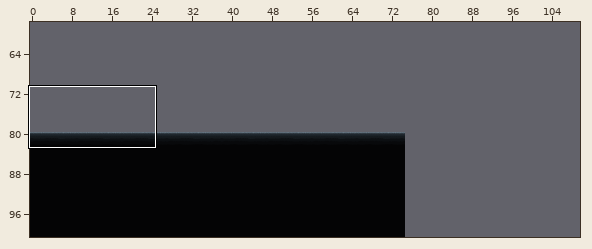
Tiled map: Aftamath/assets/maps/BusinessDistrict.tmx. The picture above shows the old version from afar; the outline marks the close-up.
Close-up. Before:
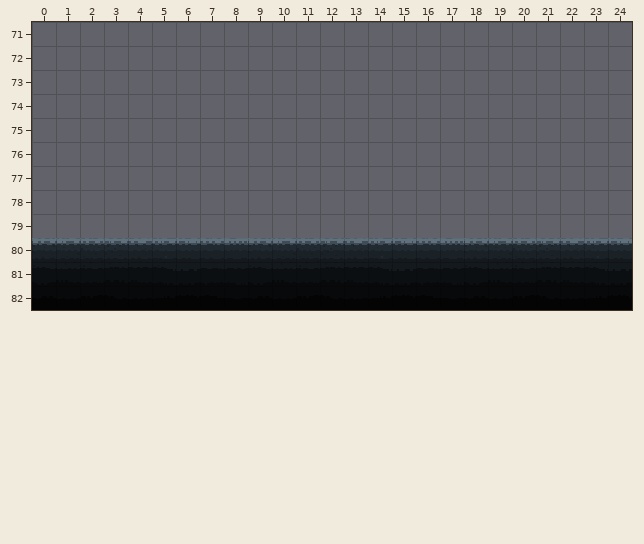
Cells are 16x16 px. Shown: x 0..24, y 71..82. The commit also changed other parts of the map, which this record leaves out. The old version is drawn lined up with the new one.
After:
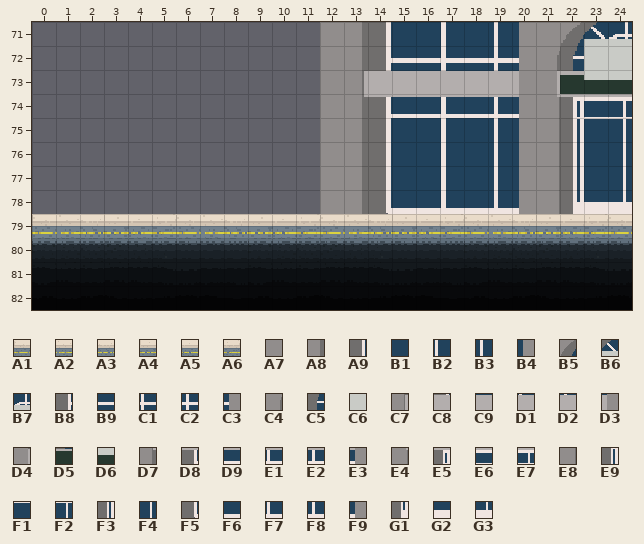
Key: from "Tiledtest": A1 0 "concrete", A2 1 "concrete", A3 2 "concrete", A4 3 "concrete", A5 4 "concrete", A6 5 "concrete", A7 1080, A8 1441, A9 1442, B1 1443, B2 1445, B3 1447, B4 1448, B5 1450, B6 1451, B7 1452, B8 1514, B9 1515, C1 1517, C2 1519, C3 1520, C4 1521, C5 1522, C6 1523, C7 1585, C8 1586, C9 1587, D1 1589, D2 1591, D3 1592, D4 1593, D5 1594, D6 1595, D7 1657, D8 1658, D9 1659, E1 1661, E2 1663, E3 1664, E4 1665, E5 1666, E6 1667, E7 1668, E8 1737, E9 1738, F1 1739, F2 1740, F3 1810, F4 1812, F5 1946, F6 1947, F7 1949, F8 1951, F9 1952, G1 1954, G2 1955, G3 1956.
__ is an empty cell.
Edits made:
map size 75x100 -> 115x100 cells (old content now starts at 0,1; both pictures use the new coordinates)
Layer "bg1":
Tile A7 is added in row 71 at x 12 and 21; in rows 72 to 78 at x 12.
Tile A8 is added in rows 71 to 72 at x 13; in rows 75 to 78 at x 13.
Tile A9 is added in row 71 at x 14; in rows 75 to 77 at x 14.
Tile B1 is added in row 71 at x 15 to 16 and 18; in row 75 at x 15 to 16 and 18; in rows 76 to 77 at x 15 to 16, 18 and 23.
Tile B2 is added in row 71 at x 17; in rows 75 to 77 at x 17.
Tile B3 is added in row 71 at x 19; in rows 75 to 77 at x 19.
Tile B4 is added in row 71 at x 20; in rows 75 to 77 at x 20.
Tile B5 is added in row 71 at x 22.
Tile B6 is added in row 71 at x 23.
Tile B7 is added in row 71 at x 24.
Tile B8 is added in row 72 at x 14.
Tile B9 is added in row 72 at x 15 to 16 and 18.
Tile C1 is added in row 72 at x 17.
Tile C2 is added in row 72 at x 19.
Tile C3 is added in row 72 at x 20.
Tile C4 is added in row 72 at x 21.
Tile C5 is added in row 72 at x 22.
Tile C6 is added in row 72 at x 23 to 24.
Tile C7 is added in row 73 at x 13.
Tile C8 is added in row 73 at x 14.
Tile C9 is added in row 73 at x 15 to 16 and 18.
Tile D1 is added in row 73 at x 17.
Tile D2 is added in row 73 at x 19.
Tile D3 is added in row 73 at x 20.
Tile D4 is added in row 73 at x 21.
Tile D5 is added in row 73 at x 22.
Tile D6 is added in row 73 at x 23 to 24.
Tile D7 is added in row 74 at x 13.
Tile D8 is added in row 74 at x 14.
Tile D9 is added in row 74 at x 15 to 16 and 18.
Tile E1 is added in row 74 at x 17.
Tile E2 is added in row 74 at x 19.
Tile E3 is added in row 74 at x 20.
Tile E4 is added in row 74 at x 21.
Tile E5 is added in row 74 at x 22.
Tile E6 is added in row 74 at x 23.
Tile E7 is added in row 74 at x 24.
Tile E8 is added in rows 75 to 78 at x 21.
Tile E9 is added in row 75 at x 22.
Tile F1 is added in row 75 at x 23.
Tile F2 is added in row 75 at x 24.
Tile F3 is added in rows 76 to 77 at x 22.
Tile F4 is added in rows 76 to 77 at x 24.
Tile F5 is added in row 78 at x 14.
Tile F6 is added in row 78 at x 15 to 16 and 18.
Tile F7 is added in row 78 at x 17.
Tile F8 is added in row 78 at x 19.
Tile F9 is added in row 78 at x 20.
Tile G1 is added in row 78 at x 22.
Tile G2 is added in row 78 at x 23.
Tile G3 is added in row 78 at x 24.
Layer "ground":
Tile A1 is added in row 79 at x 0, 6, 12, 18 and 24.
Tile A2 is added in row 79 at x 1, 7, 13 and 19.
Tile A3 is added in row 79 at x 2, 8, 14 and 20.
Tile A4 is added in row 79 at x 3, 9, 15 and 21.
Tile A5 is added in row 79 at x 4, 10, 16 and 22.
Tile A6 is added in row 79 at x 5, 11, 17 and 23.
Where, in picture pixels (left, top, right, bottom), the same in both close-ups:
added: (32, 22, 632, 238)
